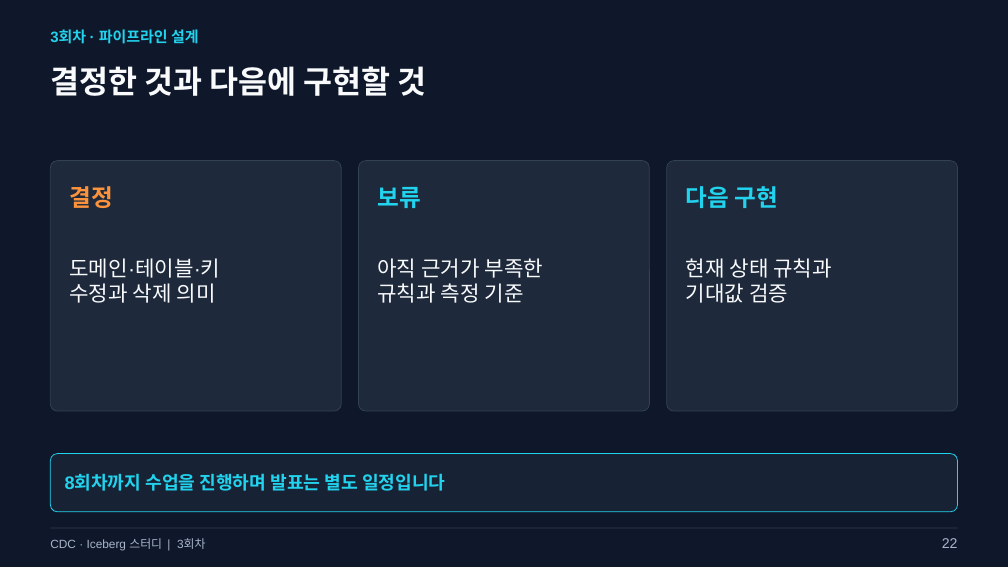
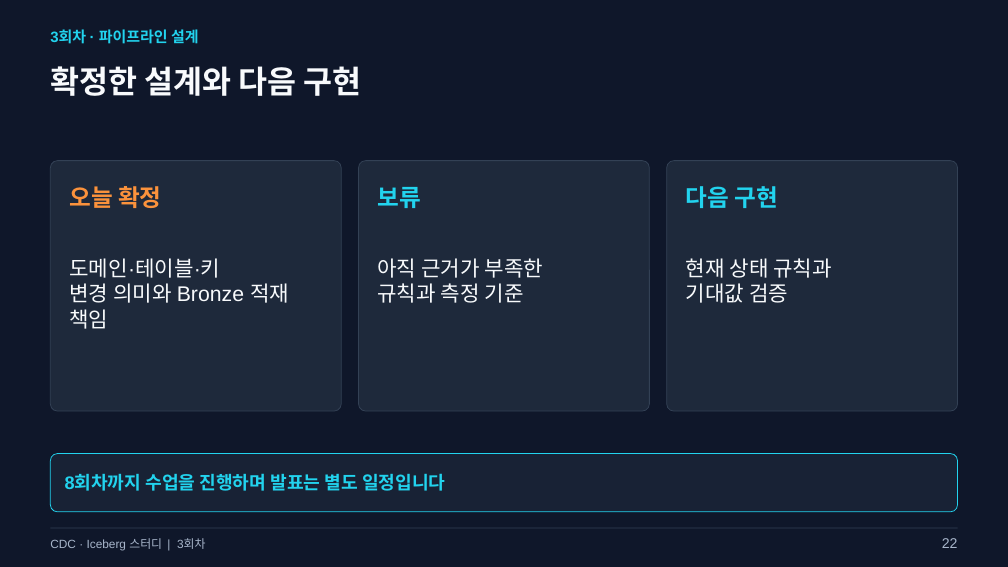
Before and after one commit to kim-dabin/cdc-lakehouse-study, a slide deck: slide 22 of labs/session03/slides/03-session03.pptx. Drawn at 1008x567 pixels with LibreOffice and Linux fonts; fonts in the diff are those of the drawing. Boxes give left, top, right and bottom in pixels: in the first picture for what was removed or moved away, otherwise in the second. Text is boxed around its words. In the diff, an @@ line names an element or a change of style, - is before the commit and + after.

Commit message:
Align Session 3 with Flink Bronze design and Iceberg commits

```diff
--- a/labs/session03/slides/03-session03.pptx
+++ b/labs/session03/slides/03-session03.pptx
@@ text at <box>50,66,361,96</box>: text changed @@
-결정한 것과 다음에 구현할 것
+확정한 설계와 다음 구현
@@ text at <box>69,186,162,208</box>: text changed @@
-결정
+오늘 확정
@@ text at <box>69,283,289,329</box>: text changed @@
-수정과 삭제 의미
+변경 의미와 Bronze 적재 책임
```
Also in this commit, not shown: 8 other slides changed, 1 slide added, 1 slide removed, 7 other files.
